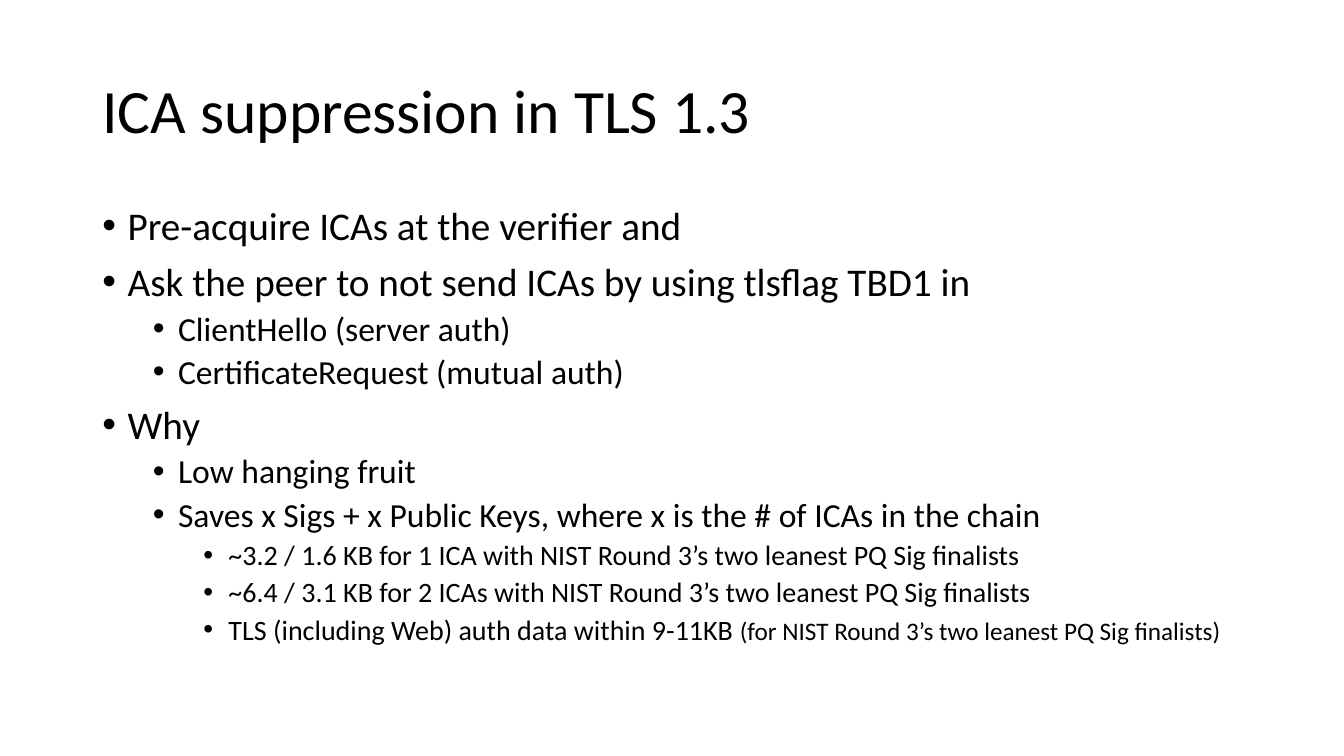
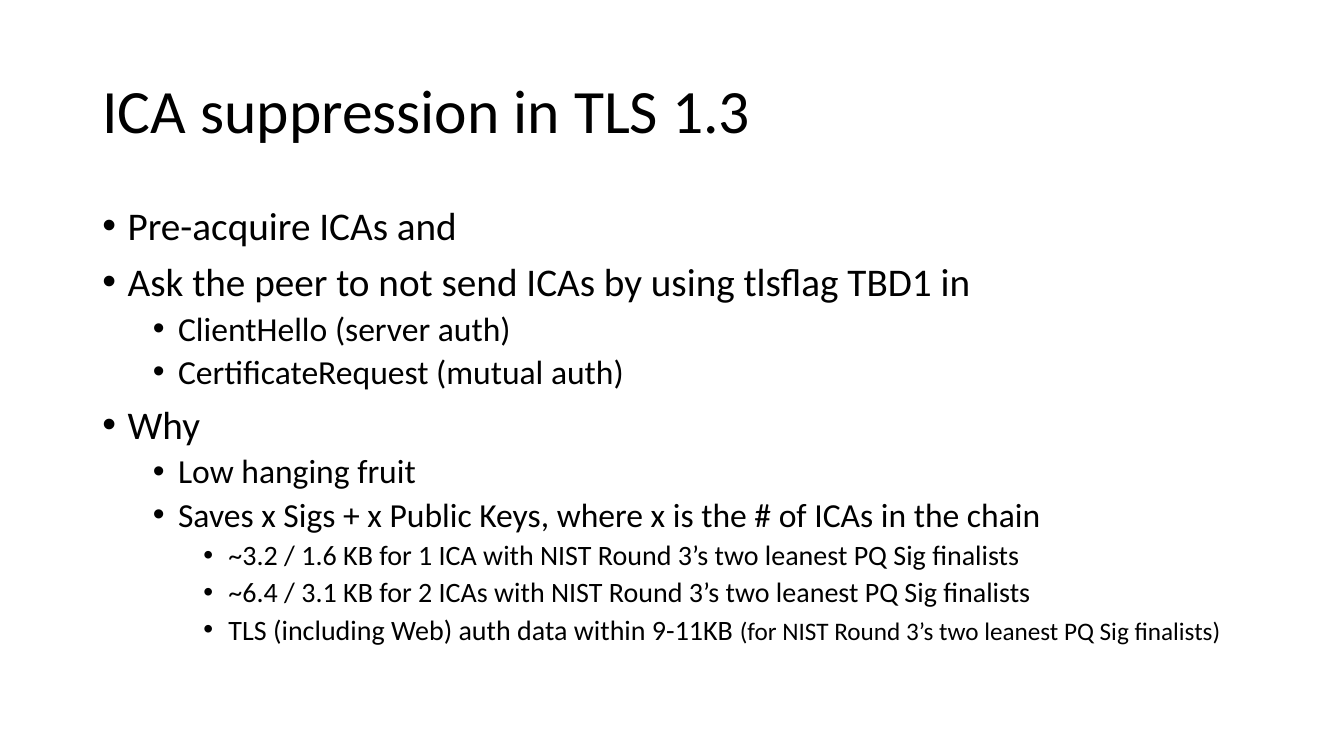
Before and after one commit to csosto-pk/tls-suppress-intermediates, a slide deck: slide 6 of IETF-presos/IETF-113 - draft-kampanakis-tls-scas-latest-00.pptx (slide 5 before the commit). Drawn at 1344x756 pixels with LibreOffice and Linux fonts; fonts in the diff are those of the drawing. Boxes give left, top, right and bottom in pixels: in the first picture for what was removed or moved away, otherwise in the second. Text is boxed around its words. In the diff, an @@ line names an element or a change of style, - is before the commit and + after.

```diff
--- a/IETF-presos/IETF-113 - draft-kampanakis-tls-scas-latest-00.pptx
+++ b/IETF-presos/IETF-113 - draft-kampanakis-tls-scas-latest-00.pptx
@@ text at [128,212,457,247]: text changed @@
-• Pre-acquire ICAs at the verifier and
+• Pre-acquire ICAs and
```
Also in this commit, not shown: 3 other slides changed, 2 slides added.
